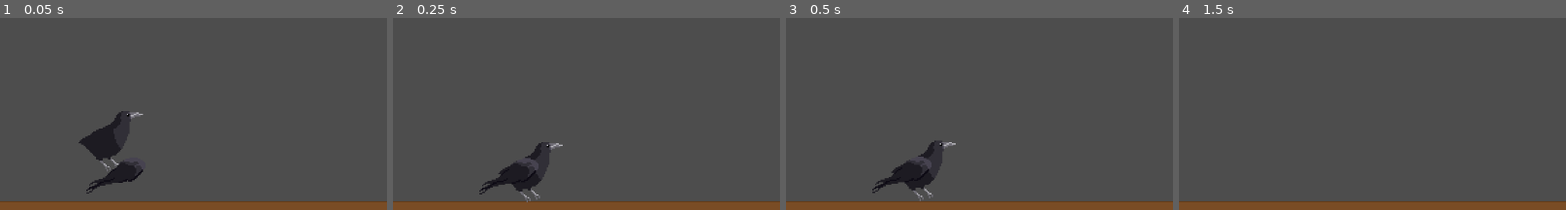
Above: before the commit, frames 1-4 (left to right).
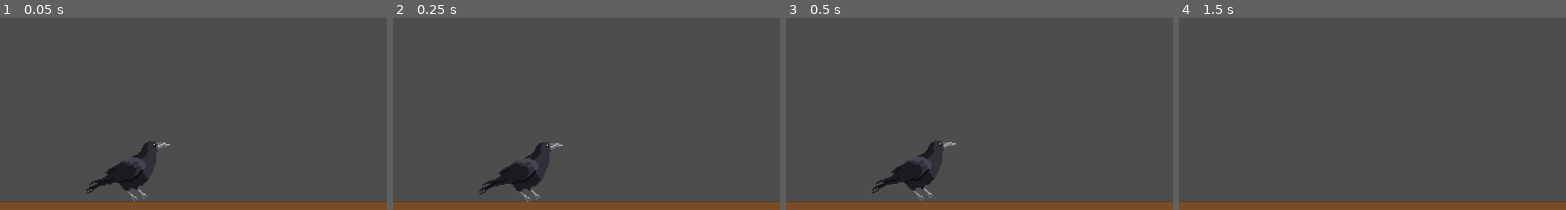
Above: after the commit, the same moments.

Repository: emilierummer/wizards-wingman
Game: Godot game, scene res://tutorial/tutorial.tscn
Same seed, same stepped clock (60 frames per second), same inputs: the game is played once before the commit and once after it. The project has no main scene, so this scene is started directly.
Inputs:
- Up to frame 1 (0.05 s): no input
- Up to frame 2 (0.25 s): no input
- Up to frame 3 (0.5 s): no input
- Up to frame 4 (1.5 s): hold D (MoveRight) from 0.53 s (still down); tap Q (Beak) at 0.6 s; tap W (MoveUp) at 0.77 s; tap E (Claws) at 1.35 s
The pictures show only the part of the screen within x 15-65%, y 44-94%; the shares and areas given below are measured in that part.

The runs differ from the first frame. In frame 1, 3.0% of the frame differs, in the area x 20-44%, y 48-96%; in frame 2, nothing differs; in frame 3, nothing differs; in frame 4, nothing differs.

Commit message:
feat: flip crow to match movement direction

Diff:
--- a/crow/crow.gd
+++ b/crow/crow.gd
@@ -1,10 +1,31 @@
 extends CharacterBody2D
 
+## Constants
 static var GRAVITY = ProjectSettings.get_setting("physics/2d/default_gravity")
 const GROUND_SPEED = 500
 const FLIGHT_SPEED = 1000
+@onready var INITIAL_SCALE = $BodyCollider.scale.x
 
+
+## Onready Variables
 @onready var Sprite = $Sprite
+@onready var BodySprite = $Sprite/BodySprite
+@onready var EyeSprite = $Sprite/BodySprite/EyeSprite
+@onready var WingSprite = $Sprite/WingSprite
+@onready var BodyCollider = $BodyCollider
+
+
+## Complex Variables
+var flipped: bool :
+	set(value):
+		flipped = value
+		Sprite.flip_h = value
+		BodySprite.flip_h = value
+		EyeSprite.flip_h = value
+		WingSprite.flip_h = value
+		BodyCollider.scale.x = -INITIAL_SCALE if value else INITIAL_SCALE
+
+
 
 func _physics_process(delta):
 	var speed = GROUND_SPEED if is_on_floor() else FLIGHT_SPEED
@@ -13,10 +34,10 @@
 	## Movement direction
 	if Input.is_action_pressed("MoveLeft"):
 		direction = -1
-		Sprite.flip_h = true
+		self.flipped = true
 	if Input.is_action_pressed("MoveRight"):
 		direction = 1
-		Sprite.flip_h = false
+		self.flipped = false
 	velocity.x = direction * speed
 
 	## Fly
--- a/crow/crow.tscn
+++ b/crow/crow.tscn
@@ -4,6 +4,33 @@
 [ext_resource type="Texture2D" uid="uid://c7fahpdx4ubet" path="res://crow/sprite_sheets/crow_wing.png" id="2_styte"]
 [ext_resource type="Texture2D" uid="uid://cscwk38e08os6" path="res://crow/sprite_sheets/crow_body.png" id="3_kdnd6"]
 [ext_resource type="Texture2D" uid="uid://dfvetcc6vg514" path="res://crow/sprite_sheets/crow_eye.png" id="4_i2mfa"]
+
+[sub_resource type="Animation" id="Animation_uo5m5"]
+length = 0.001
+tracks/0/type = "value"
+tracks/0/imported = false
+tracks/0/enabled = true
+tracks/0/path = NodePath("Sprite/BodySprite:position")
+tracks/0/interp = 1
+tracks/0/loop_wrap = true
+tracks/0/keys = {
+"times": PackedFloat32Array(0),
+"transitions": PackedFloat32Array(1),
+"update": 1,
+"values": [Vector2(0, 1)]
+}
+tracks/1/type = "value"
+tracks/1/imported = false
+tracks/1/enabled = true
+tracks/1/path = NodePath("Sprite/WingSprite:position")
+tracks/1/interp = 1
+tracks/1/loop_wrap = true
+tracks/1/keys = {
+"times": PackedFloat32Array(0),
+"transitions": PackedFloat32Array(1),
+"update": 1,
+"values": [Vector2(0, 1)]
+}
 
 [sub_resource type="Animation" id="Animation_ujy7g"]
 resource_name = "idle"
@@ -34,37 +61,25 @@
 "values": [Vector2(0, 1), Vector2(0, 0)]
 }
 
-[sub_resource type="Animation" id="Animation_uo5m5"]
+[sub_resource type="AnimationLibrary" id="AnimationLibrary_8j0bv"]
+_data = {
+"RESET": SubResource("Animation_uo5m5"),
+"idle": SubResource("Animation_ujy7g")
+}
+
+[sub_resource type="Animation" id="Animation_eimrb"]
 length = 0.001
 tracks/0/type = "value"
 tracks/0/imported = false
 tracks/0/enabled = true
-tracks/0/path = NodePath("Sprite/BodySprite:position")
+tracks/0/path = NodePath("Sprite/BodySprite/EyeSprite:visible")
 tracks/0/interp = 1
 tracks/0/loop_wrap = true
 tracks/0/keys = {
 "times": PackedFloat32Array(0),
 "transitions": PackedFloat32Array(1),
 "update": 1,
-"values": [Vector2(-20, -21.0877)]
-}
-tracks/1/type = "value"
-tracks/1/imported = false
-tracks/1/enabled = true
-tracks/1/path = NodePath("Sprite/WingSprite:position")
-tracks/1/interp = 1
-tracks/1/loop_wrap = true
-tracks/1/keys = {
-"times": PackedFloat32Array(0),
-"transitions": PackedFloat32Array(1),
-"update": 1,
-"values": [Vector2(-32, -11)]
-}
-
-[sub_resource type="AnimationLibrary" id="AnimationLibrary_8j0bv"]
-_data = {
-"RESET": SubResource("Animation_uo5m5"),
-"idle": SubResource("Animation_ujy7g")
+"values": [true]
 }
 
 [sub_resource type="Animation" id="Animation_ocfbr"]
@@ -84,21 +99,6 @@
 "values": [true, false, true]
 }
 
-[sub_resource type="Animation" id="Animation_eimrb"]
-length = 0.001
-tracks/0/type = "value"
-tracks/0/imported = false
-tracks/0/enabled = true
-tracks/0/path = NodePath("Sprite/BodySprite/EyeSprite:visible")
-tracks/0/interp = 1
-tracks/0/loop_wrap = true
-tracks/0/keys = {
-"times": PackedFloat32Array(0),
-"transitions": PackedFloat32Array(1),
-"update": 1,
-"values": [true]
-}
-
 [sub_resource type="AnimationLibrary" id="AnimationLibrary_37a4e"]
 _data = {
 "RESET": SubResource("Animation_eimrb"),
@@ -111,7 +111,7 @@
 [node name="Sprite" type="Sprite2D" parent="."]
 
 [node name="BodySprite" type="Sprite2D" parent="Sprite"]
-position = Vector2(-20, -21.0877)
+position = Vector2(0, 1)
 texture = ExtResource("3_kdnd6")
 region_rect = Rect2(0, 0, 48, 45)
 
@@ -119,11 +119,10 @@
 texture = ExtResource("4_i2mfa")
 
 [node name="WingSprite" type="Sprite2D" parent="Sprite"]
-position = Vector2(-32, -11)
+position = Vector2(0, 1)
 texture = ExtResource("2_styte")
 
-[node name="CollisionPolygon2D" type="CollisionPolygon2D" parent="."]
-visible = false
+[node name="BodyCollider" type="CollisionPolygon2D" parent="."]
 position = Vector2(3, 0)
 polygon = PackedVector2Array(4, 13, 11, 19, 1, 23, -4, 15, -11, 8, -31, 16, -30, 9, -4, -9, 4, -12, 12, -22, 28, -20, 19, -15, 16, 0, 8, 11)
 
